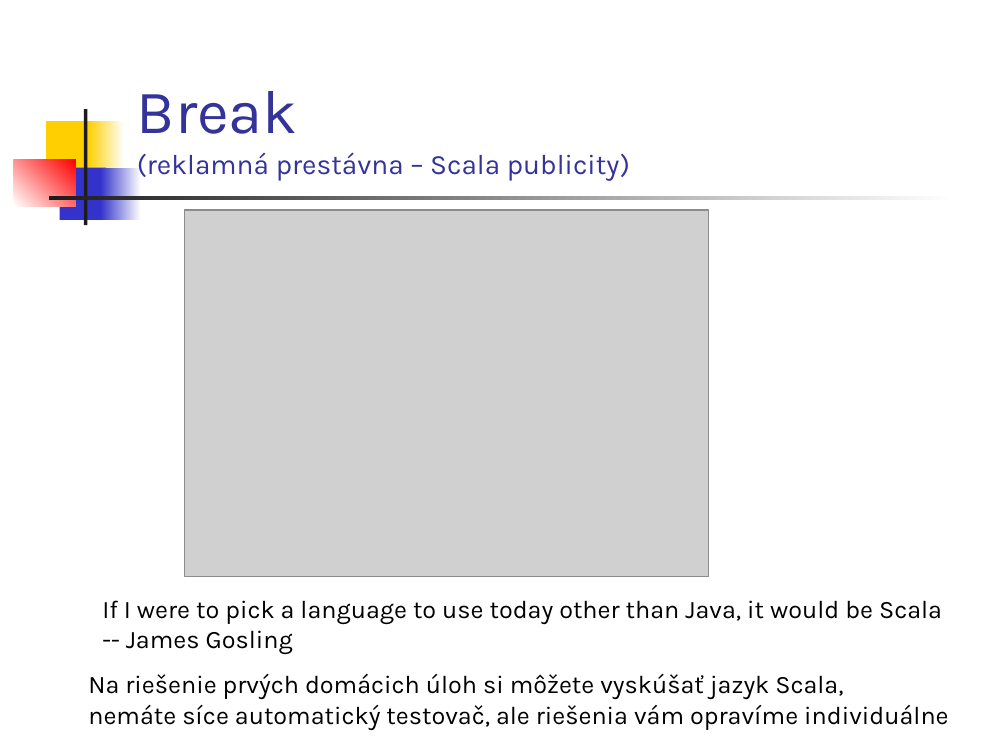
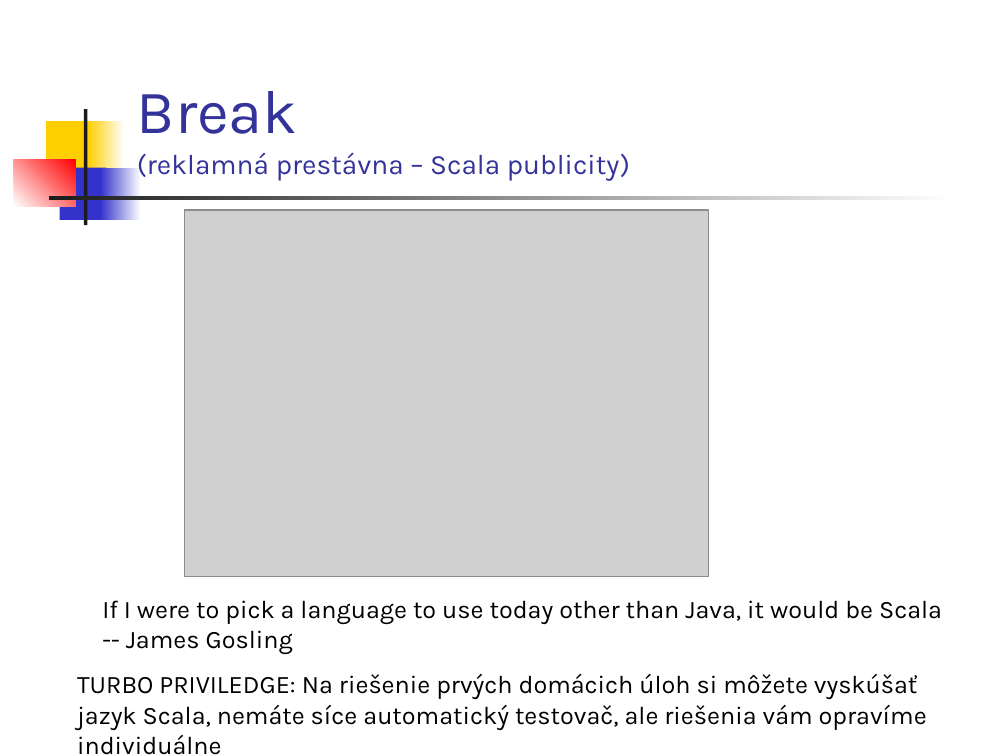
Before and after one commit to Funkcionalne/Prednasky, a slide deck: slide 20 of 01/01_fpro.ppt. Drawn at 1008x756 pixels with LibreOffice and Linux fonts; fonts in the diff are those of the drawing; grey boxes stand for pictures. Boxes give left, top, right and bottom in pixels: in the first picture for what was removed or moved away, otherwise in the second. Text is boxed around its words. In the diff, an @@ line names an element or a change of style, - is before the commit and + after.

```diff
--- a/01/01_fpro.ppt
+++ b/01/01_fpro.ppt
@@ text at (x1=77, y1=674, x2=927, y2=755): text changed @@
-Na riešenie prvých domácich úloh si môžete vyskúšať jazyk Scala,
-nemáte síce automatický testovač, ale riešenia vám opravíme individuálne
+TURBO PRIVILEDGE: Na riešenie prvých domácich úloh si môžete vyskúšať jazyk Scala, nemáte síce automatický testovač, ale riešenia vám opravíme individuálne
```
Also in this commit, not shown: 5 other slides changed, 1 other file.
